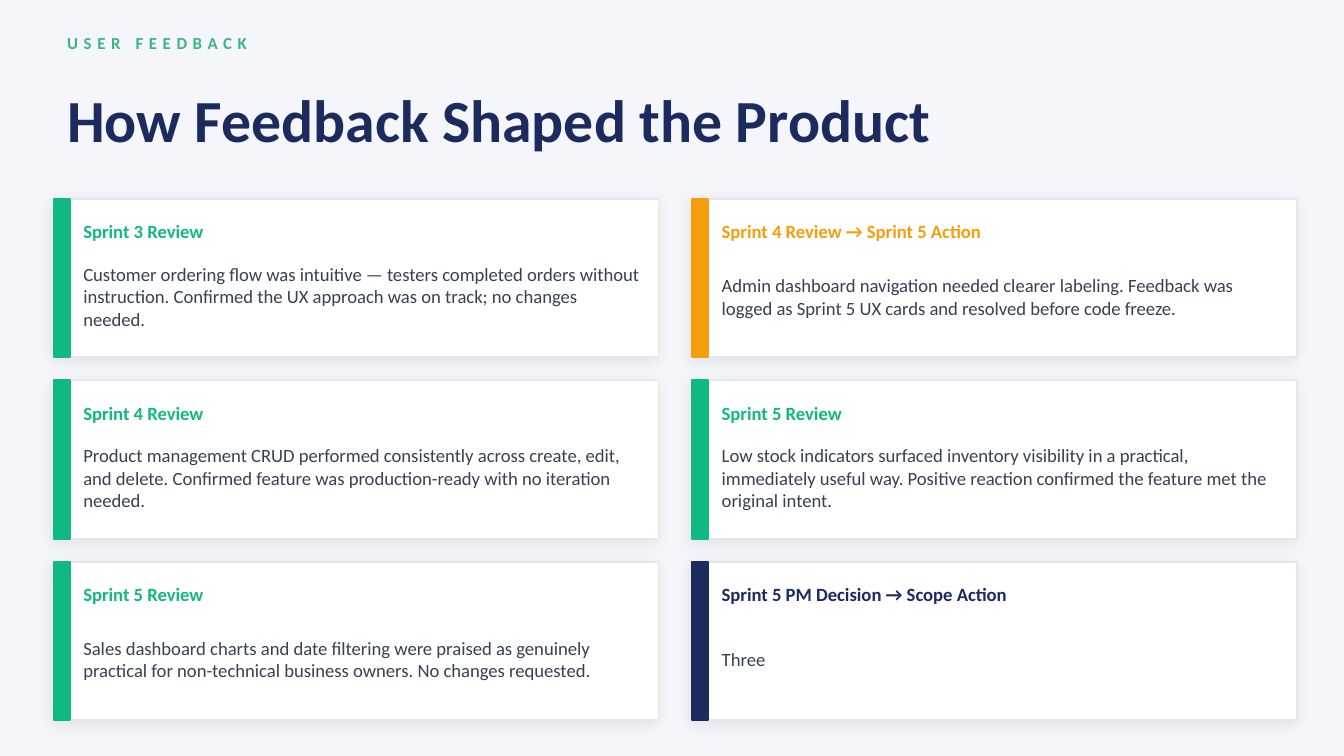
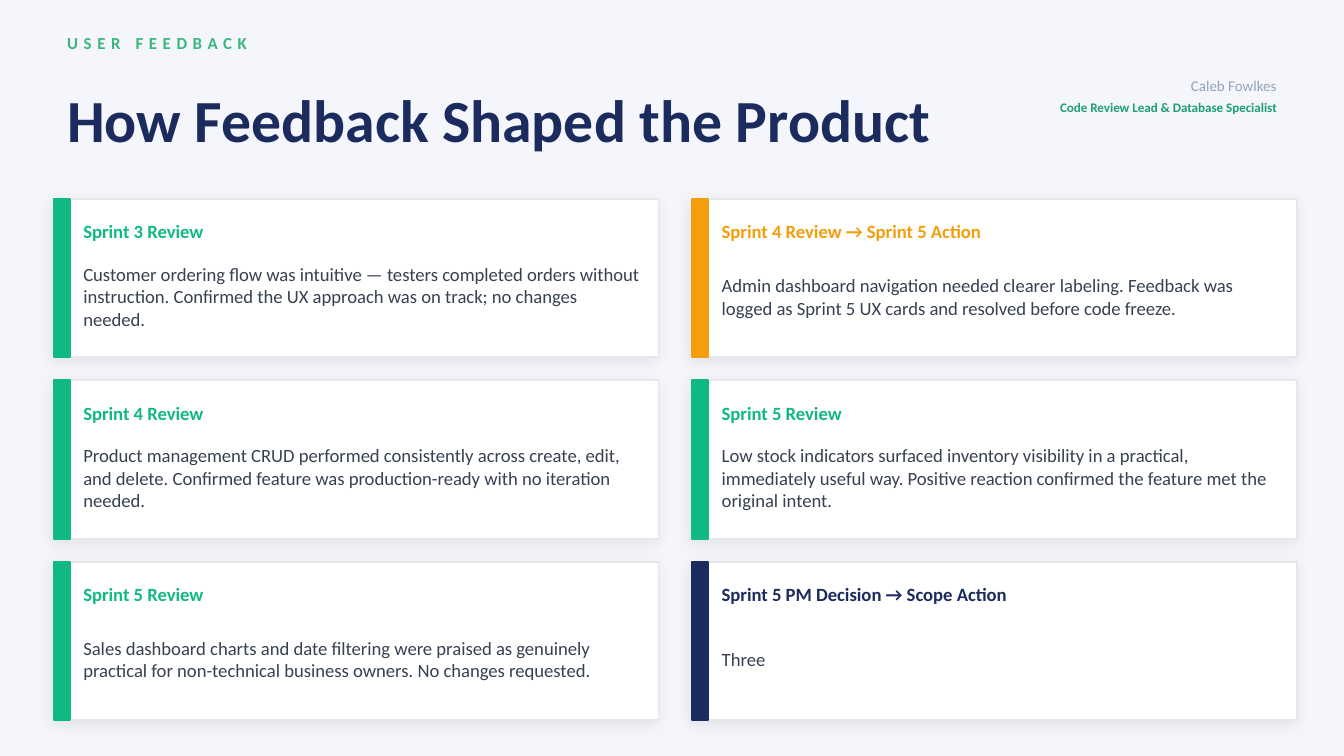
Before and after one commit to RachelMizer/ProjectOrderly, a slide deck: slide 13 of docs/Deliverables/Orderly_Slides.pptx (slide 10 before the commit). Drawn at 1344x756 pixels with LibreOffice and Linux fonts; fonts in the diff are those of the drawing. Boxes give left, top, right and bottom in pixels: in the first picture for what was removed or moved away, otherwise in the second. Text is boxed around its words. In the diff, an @@ line names an element or a change of style, - is before the commit and + after.

```diff
--- a/docs/Deliverables/Orderly_Slides.pptx
+++ b/docs/Deliverables/Orderly_Slides.pptx
@@ text added at <box>1191,81,1276,91</box>, 8 pt, text #94A3B8 @@
+Caleb Fowlkes
@@ text added at <box>1060,103,1277,114</box>, 7 pt, text #1D9E75, bold @@
+Code Review Lead & Database Specialist
```
Also in this commit, not shown: 9 other slides changed, 3 slides added.
